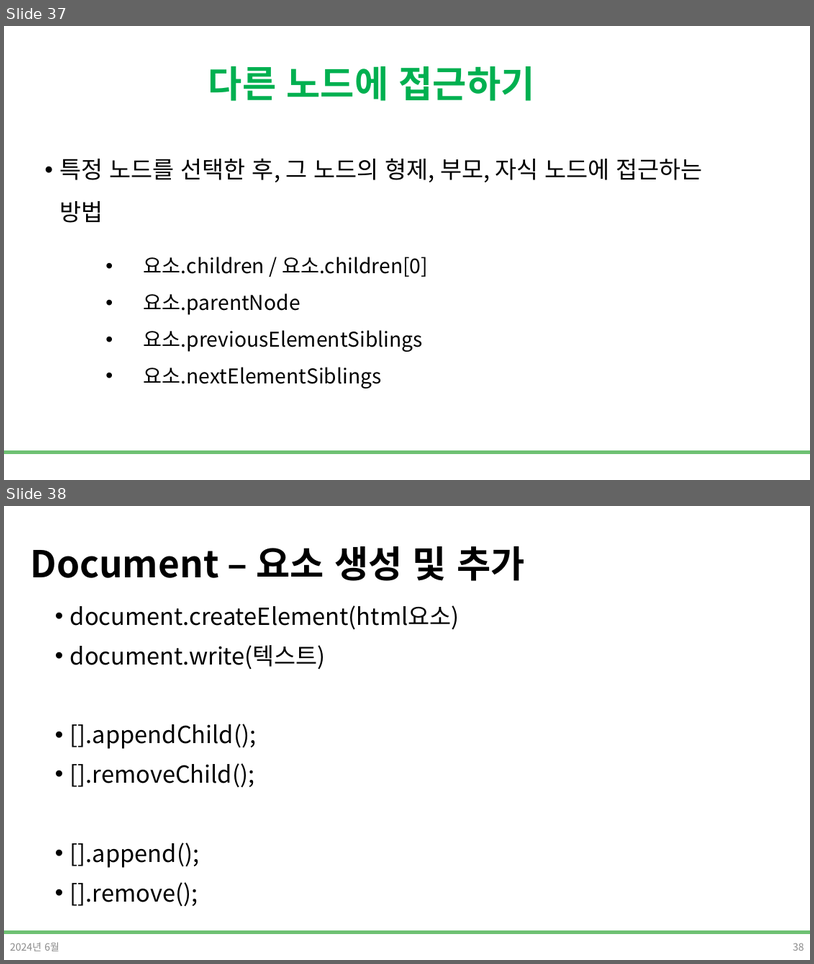
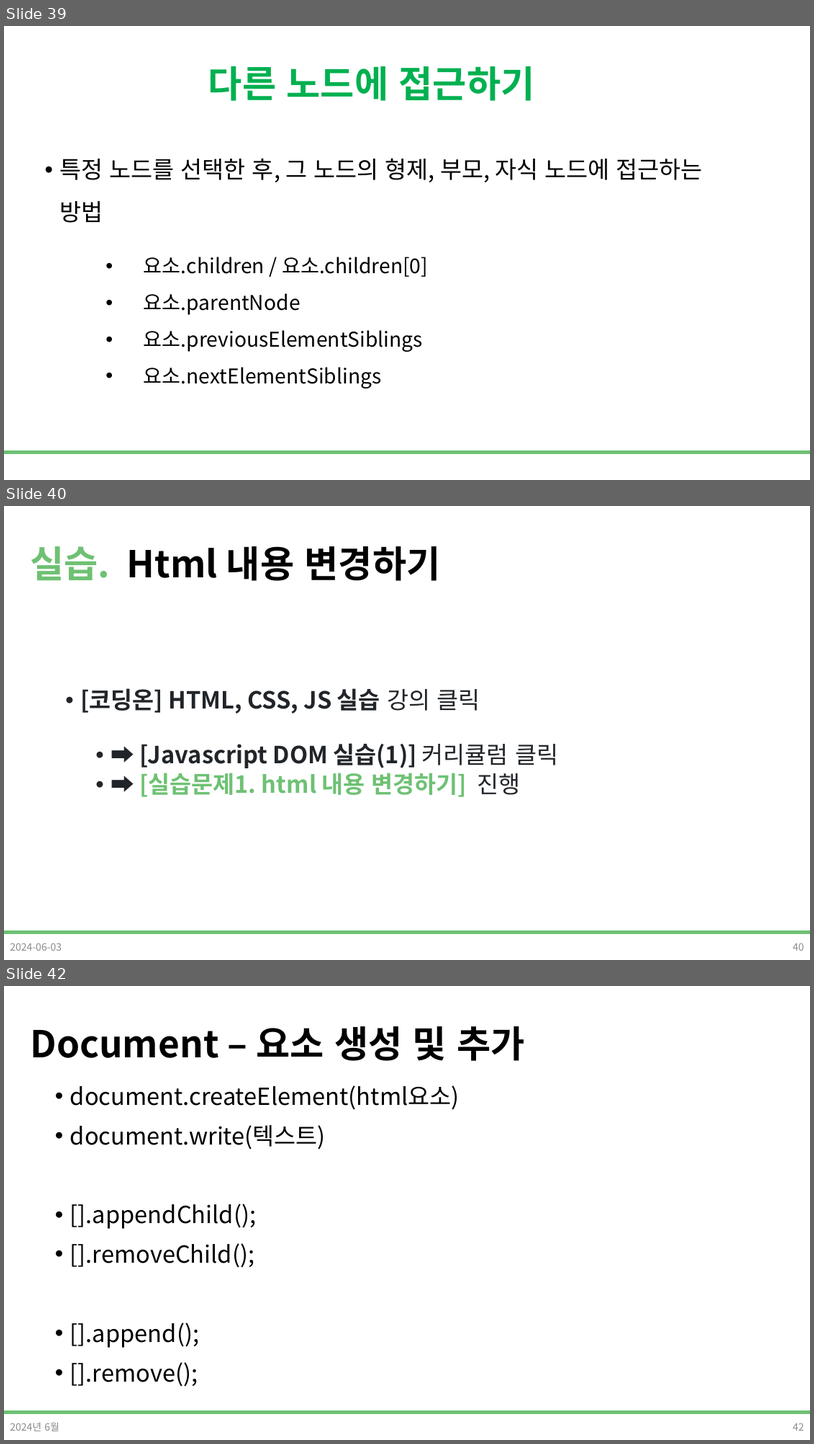
Before and after one commit to DevDamon0527/SeSAC_Yeongdeungpo_Campus_6th, a slide deck: material/[SeSAC_YDP_6] 04_5_Javascript_표준객체,DOM.pptx. Shown one above the other, each under a label of ours: slides 37 and 38 before the commit, slides 39, 40 and 42 after it; the slides between them are not shown. The pictures are 814x964 and 814x1444 pixels, drawn with LibreOffice and Linux fonts; fonts in the diff are those of the drawing; background and template pictures are left out. Boxes give left, top, right and bottom in pixels: in the first picture for what was removed or moved away, otherwise in the second. Text is boxed around its words. In the diff, an @@ line names an element or a change of style, - is before the commit and + after.

```diff
--- a/material/[SeSAC_YDP_6] 04_5_Javascript_표준객체,DOM.pptx
+++ b/material/[SeSAC_YDP_6] 04_5_Javascript_표준객체,DOM.pptx
@@ slide 40 added at [4,506,810,960], background #FFFFFF; not listed: 1 template element that a slide beside it also shows @@
@@ title added at [30,546,441,581], 44 pt, text #000000, bold @@
+실습. Html 내용 변경하기
@@ text added at [80,688,558,797], 28 pt, text #212529, bold @@
+• [코딩온] HTML, CSS, JS 실습 강의 클릭
+  • ➡ [Javascript DOM 실습(1)] 커리큘럼 클릭
+  • ➡ [실습문제1. html 내용 변경하기] 진행
@@ text added at [10,942,62,950], 12 pt, text #8C8C8C @@
+2024-06-03
@@ page number added at [793,942,805,950], 12 pt, text #8C8C8C @@
+40
@@ what was slide 37 is now slide 39 @@
@@ what was slide 38 is now slide 42 @@
@@ page number at [793,1422,805,1430]: text changed @@
-38
+42
```
Also in this commit, not shown: 8 other slides added.
